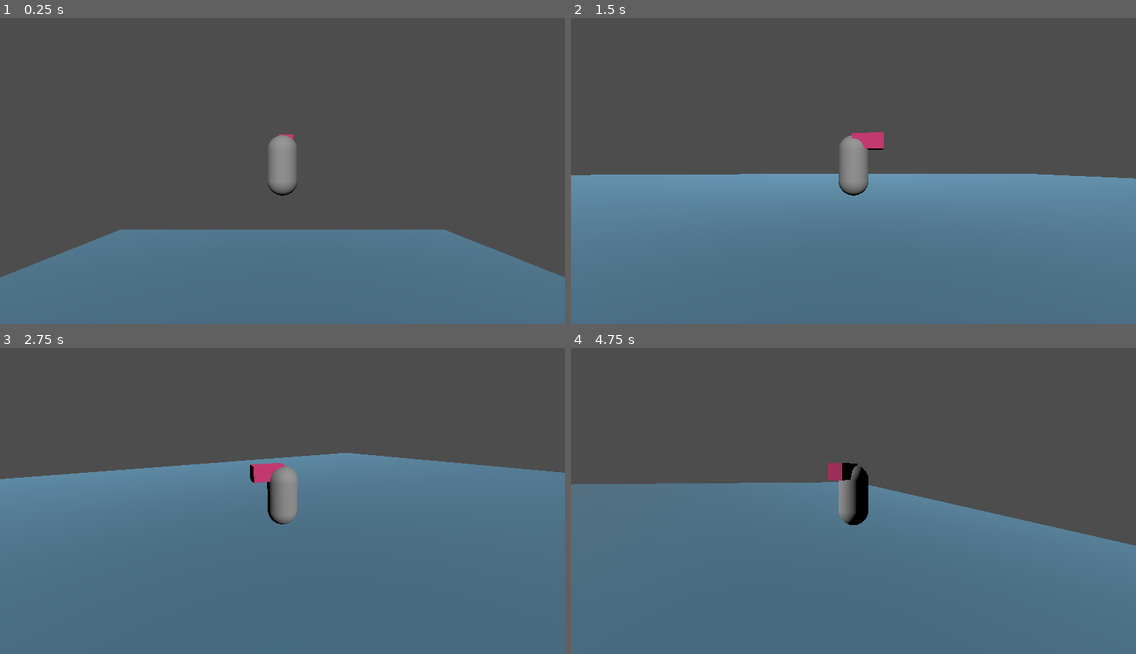
Above: before the commit, frames 1-4 (two rows, left to right).
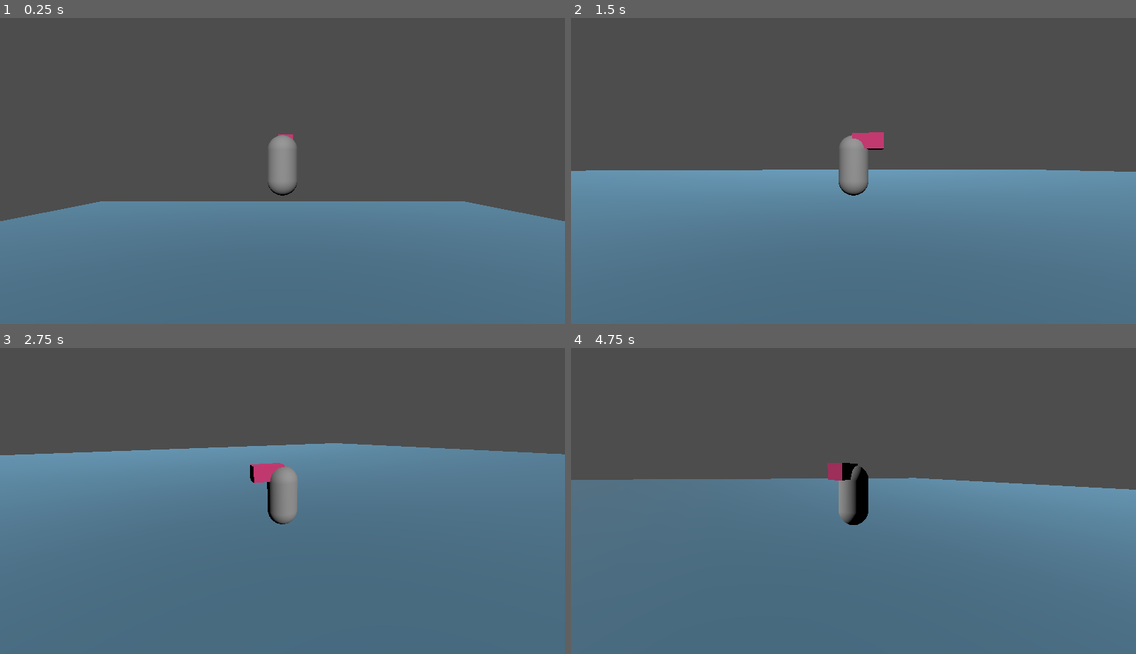
Above: after the commit, the same moments.

Repository: Kotarou0/my-godot-assets
Game: Godot game, scene res://debug/world.tscn
The game is run twice, just before and just after one commit, with the same random seed, the same clock (stepped at 60 frames per second) and the same inputs.
Inputs (mouse positions are in pixels of both pictures, inside the frame that each line leads up to):
- Up to frame 1 (0.25 s): no input
- Up to frame 2 (1.5 s): move the mouse to (881, 164) at 0.52 s; hold Up (ui_up) from 0.53 s (still down); move the mouse to (825, 167) at 1.27 s
- Up to frame 3 (2.75 s): keep holding Up (ui_up); move the mouse to (293, 488) at 2.02 s
- Up to frame 4 (4.75 s): keep holding Up (ui_up); move the mouse to (847, 501) at 2.77 s; move the mouse to (893, 497) at 3.52 s; move the mouse to (808, 491) at 4.27 s

The runs differ from the first frame. In frame 1, 11% of the frame differs, in the area x 0-100%, y 59-85%; in frame 2, 1.4%; in frame 3, 5.1%; in frame 4, 5.7%.

Commit message:
Fixed some values.

Diff:
--- a/3rd-person camera/camera.gd
+++ b/3rd-person camera/camera.gd
@@ -2,7 +2,7 @@
 
 const H_ACCELERATION = 3
 const V_ACCELERATION = 3
-const V_MIN = -25
+const V_MIN = -45
 const V_MAX = 80
 
 var direction = Vector2.ZERO
@@ -16,7 +16,7 @@
 	if event is InputEventMouseMotion:
 		direction.x += -event.relative.x * h_sensitivity
 		direction.y += event.relative.y * v_sensitivity
-
+		print(direction.y)
 		direction.y = clamp(direction.y, V_MIN, V_MAX)
 
 func _physics_process(delta):
--- a/3rd-person camera/camera.tscn
+++ b/3rd-person camera/camera.tscn
@@ -12,6 +12,7 @@
 [node name="v" type="SpringArm3D" parent="h"]
 shape = SubResource("SphereShape3D_ler7a")
 spring_length = 6.9
+margin = 0.1
 
 [node name="Camera3D" type="Camera3D" parent="h/v"]
 transform = Transform3D(1, 0, 0, 0, 1, 0, 0, 0, 1, 0, 0, 6.9)
--- a/debug/world.tscn
+++ b/debug/world.tscn
@@ -4,10 +4,10 @@
 [ext_resource type="PackedScene" uid="uid://b40xtuyhxrrlu" path="res://3rd-person camera/camera.tscn" id="2_0k47x"]
 
 [sub_resource type="BoxShape3D" id="BoxShape3D_366n0"]
-size = Vector3(50, 1, 50)
+size = Vector3(100, 1, 100)
 
 [sub_resource type="BoxMesh" id="BoxMesh_u8y1y"]
-size = Vector3(50, 1, 50)
+size = Vector3(100, 1, 100)
 
 [sub_resource type="StandardMaterial3D" id="StandardMaterial3D_ux8a3"]
 albedo_color = Color(0.364706, 0.556863, 0.670588, 1)
